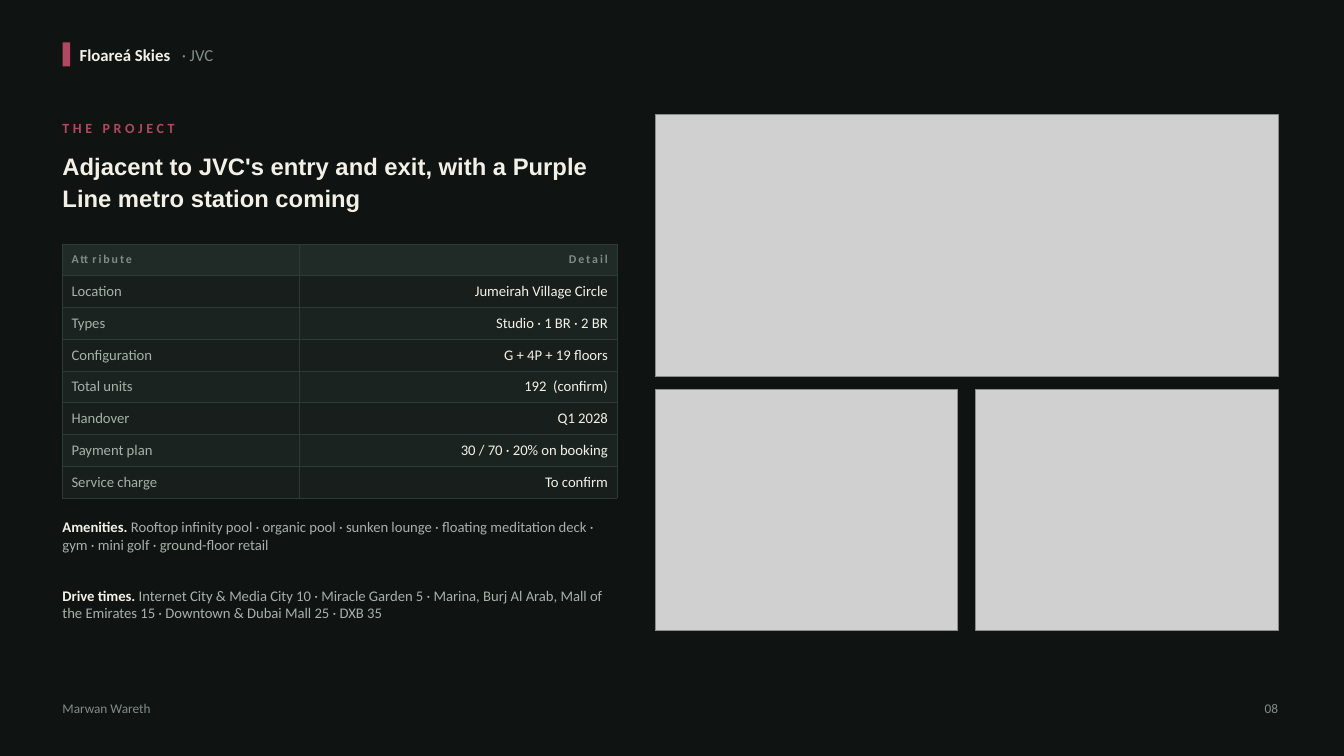
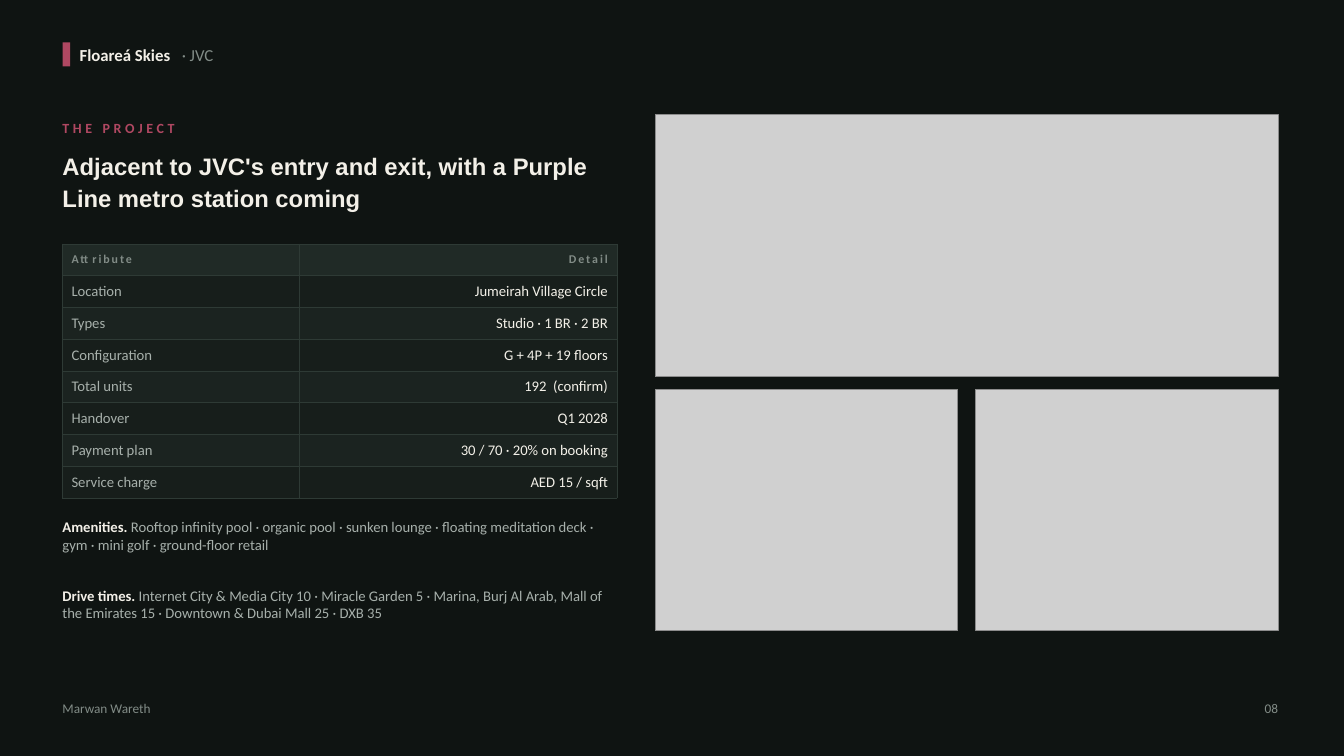
Before and after one commit to MWareth/openai-startup-name-generator, a slide deck: slide 8 of docs/client-deck/Three-Projects-One-Decision.pptx. Drawn at 1344x756 pixels with LibreOffice and Linux fonts; fonts in the diff are those of the drawing; grey boxes stand for pictures. Boxes give left, top, right and bottom in pixels: in the first picture for what was removed or moved away, otherwise in the second. Text is boxed around its words. In the diff, an @@ line names an element or a change of style, - is before the commit and + after.

```diff
--- a/docs/client-deck/Three-Projects-One-Decision.pptx
+++ b/docs/client-deck/Three-Projects-One-Decision.pptx
@@ table at (63,244,617,494) @@
-row 8, column 2: To confirm
+row 8, column 2: AED 15 / sqft
```
Also in this commit, not shown: 8 other slides changed, 4 other files.
